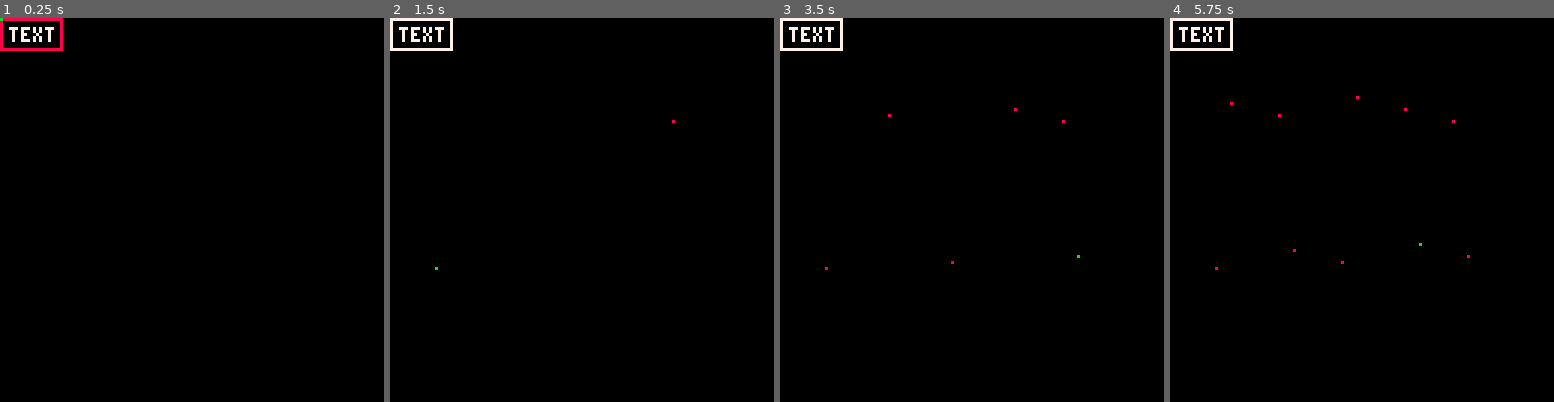
Above: before the commit, frames 1-4 (left to right).
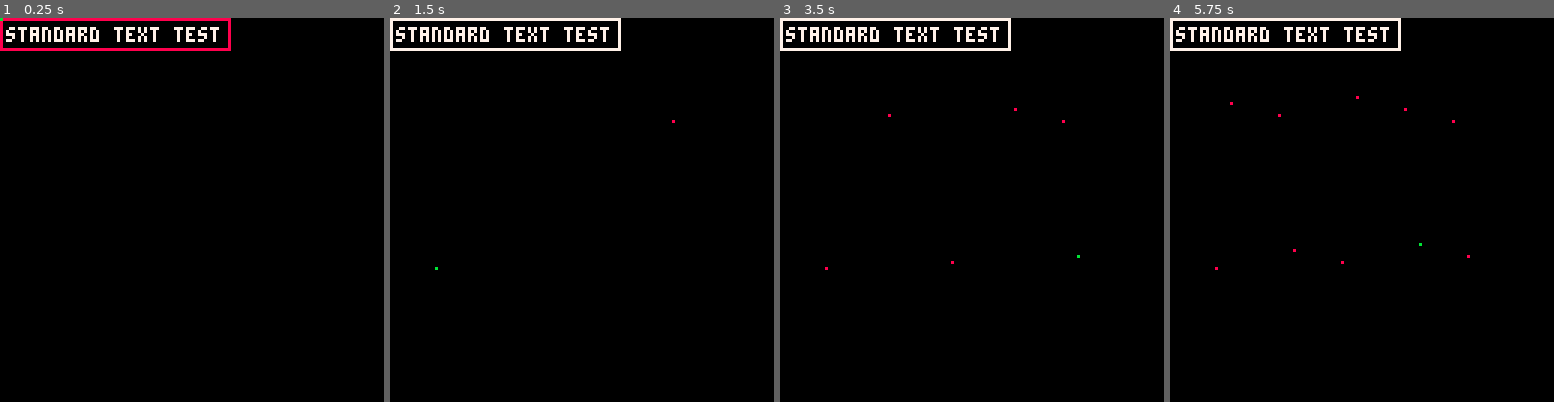
Above: after the commit, the same moments.

Repository: l2thet/Pico-8-Test
Game: PICO-8 cartridge carts/template.p8
The game is run twice, just before and just after one commit, with the same random seed, the same clock (stepped at 60 frames per second) and the same inputs.
Inputs (mouse positions are in pixels of both pictures, inside the frame that each line leads up to):
- Up to frame 1 (0.25 s): no input
- Up to frame 2 (1.5 s): click (670, 121) at 0.67 s; click (436, 267) at 1.22 s
- Up to frame 3 (3.5 s): click (887, 114) at 1.77 s; click (952, 259) at 2.32 s; click (1014, 106) at 2.87 s; click (1075, 256) at 3.42 s
- Up to frame 4 (5.75 s): click (1231, 102) at 3.97 s; click (1292, 248) at 4.52 s; click (1354, 94) at 5.07 s; click (1419, 244) at 5.62 s

The runs differ from the first frame. In frame 1, 1.7% of the frame differs, in the area x 1-61%, y 0-9%; in frame 2, 1.6%; in frame 3, 1.6%; in frame 4, 1.6%.

Commit message:
Adding Text rendering border login

Diff:
--- a/carts/template.p8
+++ b/carts/template.p8
@@ -21,10 +21,20 @@
 	box = {
 		startposx = 0,
 		startposy = 0,
-		xlength = 20,
-		ylength = 10,
-		color = 7
+		color = 7,
+		xPadding = 2,
+		yPadding = 3,
+		textColor = 7,
+		text = "",
+		textWidth = 0,
+		xlength = 0,
+		ylength = 10
 	}
+
+	box.text = "standard text test"
+	box.textWidth = #box.text * 4--text width is character length * 4
+	box.xlength = box.xPadding + box.textWidth + box.xPadding
+
 
 	function _update60()
 		mousePosition.mousex = stat(32)
@@ -39,13 +49,11 @@
 
 		if(isMouseInsideBox(mousePosition, box)) then
 			box.color = 8
-			drawRectBorder(box)
+			drawRectBorderWithText(box)
 		else
 			box.color = 7
-			drawRectBorder(box)
+			drawRectBorderWithText(box)
 		end
-
-		print("text",3,3,7)
 
 		for i=1,#points,1 do
 			rectfill(points[i][1], points[i][2],points[i][1],points[i][2],8)
@@ -54,9 +62,9 @@
 		rectfill(mousePosition.mousex,mousePosition.mousey, mousePosition.mousex,mousePosition.mousey,11)
 	end
 
-	function drawRectBorder(tableborder)
-		--character width is character lenght * 4
-		rect(tableborder.startposx, tableborder.startposy, tableborder.xlength, tableborder.ylength, tableborder.color)
+	function drawRectBorderWithText(_box)
+		rect(_box.startposx, _box.startposy, _box.xlength, _box.ylength, _box.color)
+		print(_box.text,_box.xPadding,_box.yPadding,_box.textColor)
 	end
 
 	function isMouseInsideBox(_mouseposition, _box)
Not shown, changed: config.txt
Not shown, changed: log.txt
